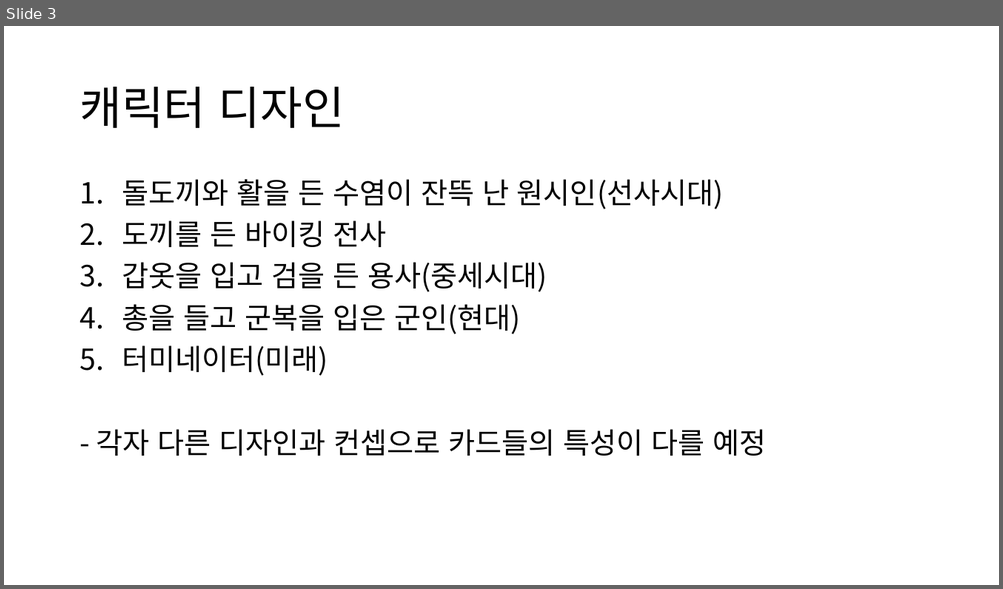
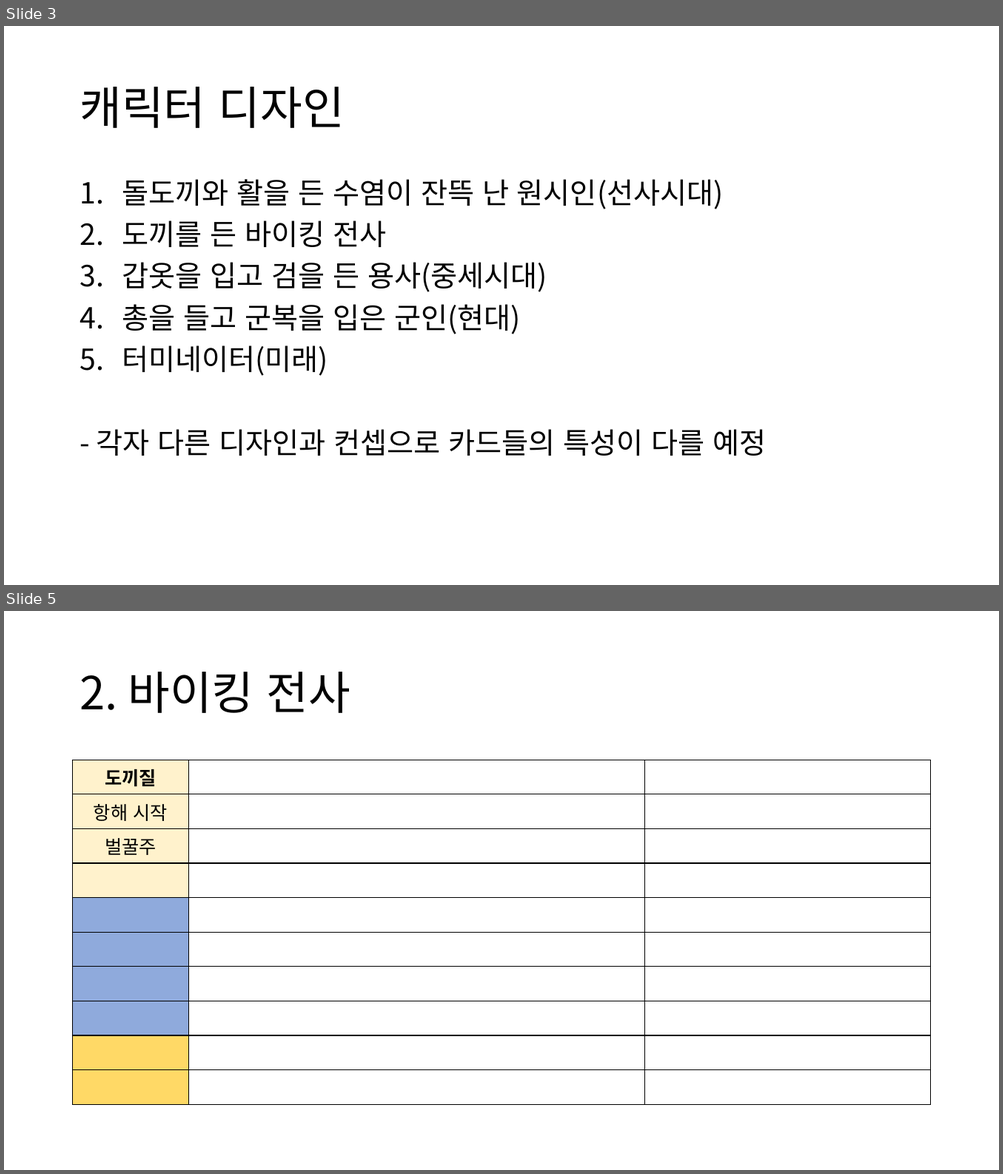
Before and after one commit to whkoh7/2DGP_Hero_is_lonely, a slide deck: 캐릭터 및 카드 컨셉, 디자인.pptx. Shown one above the other, each under a label of ours: slide 3 before the commit, slides 3 and 5 after it; the slides between them are not shown. The pictures are 1003x589 and 1003x1174 pixels, drawn with LibreOffice and Linux fonts; fonts in the diff are those of the drawing. Boxes give left, top, right and bottom in pixels: in the first picture for what was removed or moved away, otherwise in the second. Text is boxed around its words. In the diff, an @@ line names an element or a change of style, - is before the commit and + after.

```diff
--- a/캐릭터 및 카드 컨셉, 디자인.pptx
+++ b/캐릭터 및 카드 컨셉, 디자인.pptx
@@ slide 5 added at <box>4,611,999,1170</box>, background #FFFFFF @@
@@ title added at <box>79,672,350,713</box>, 44 pt, text #000000 @@
+2. 바이킹 전사
@@ table added at <box>73,760,930,1063</box>, 10 rows, 3 columns @@
+도끼질 |  | 
+항해 시작 |  | 
+벌꿀주 |  | 
+ |  | 
+ |  | 
+ |  | 
+ |  | 
+ |  | 
+ |  | 
+ |  | 
```
Also in this commit, not shown: 1 slide changed, 3 other slides added.
